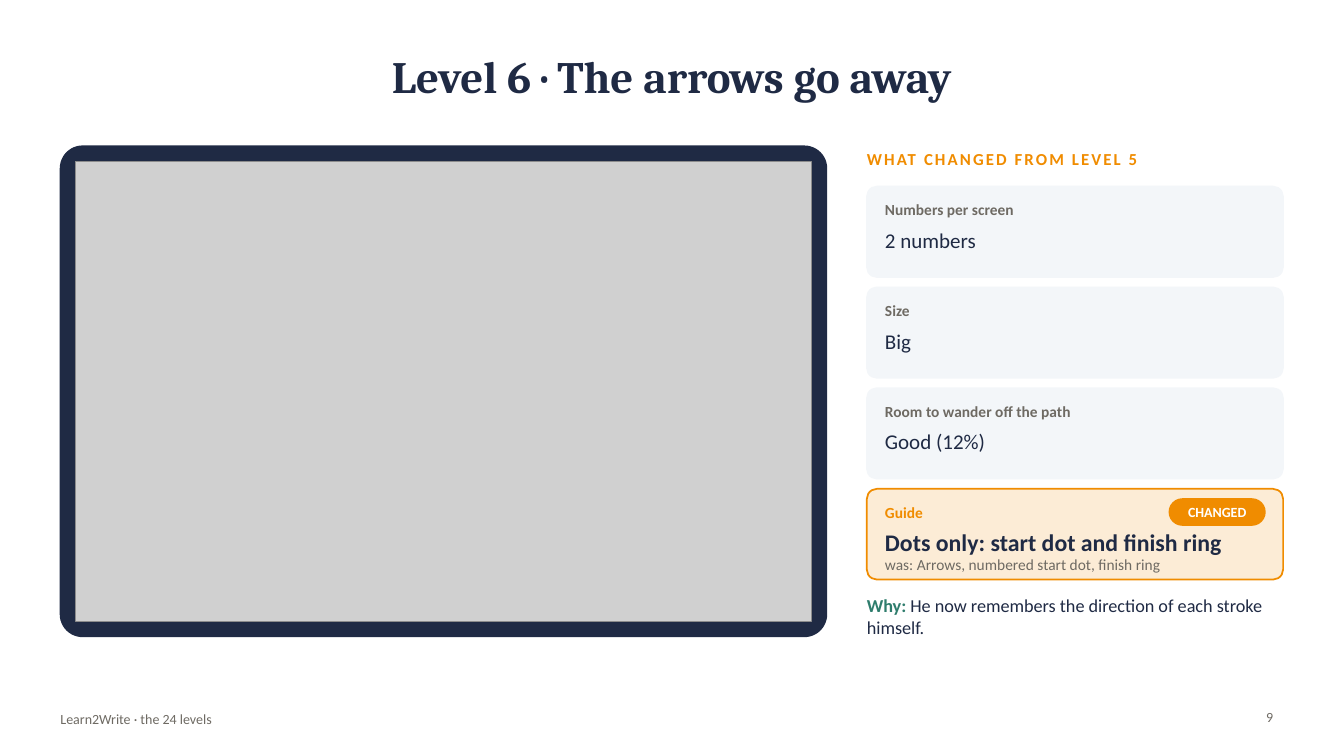
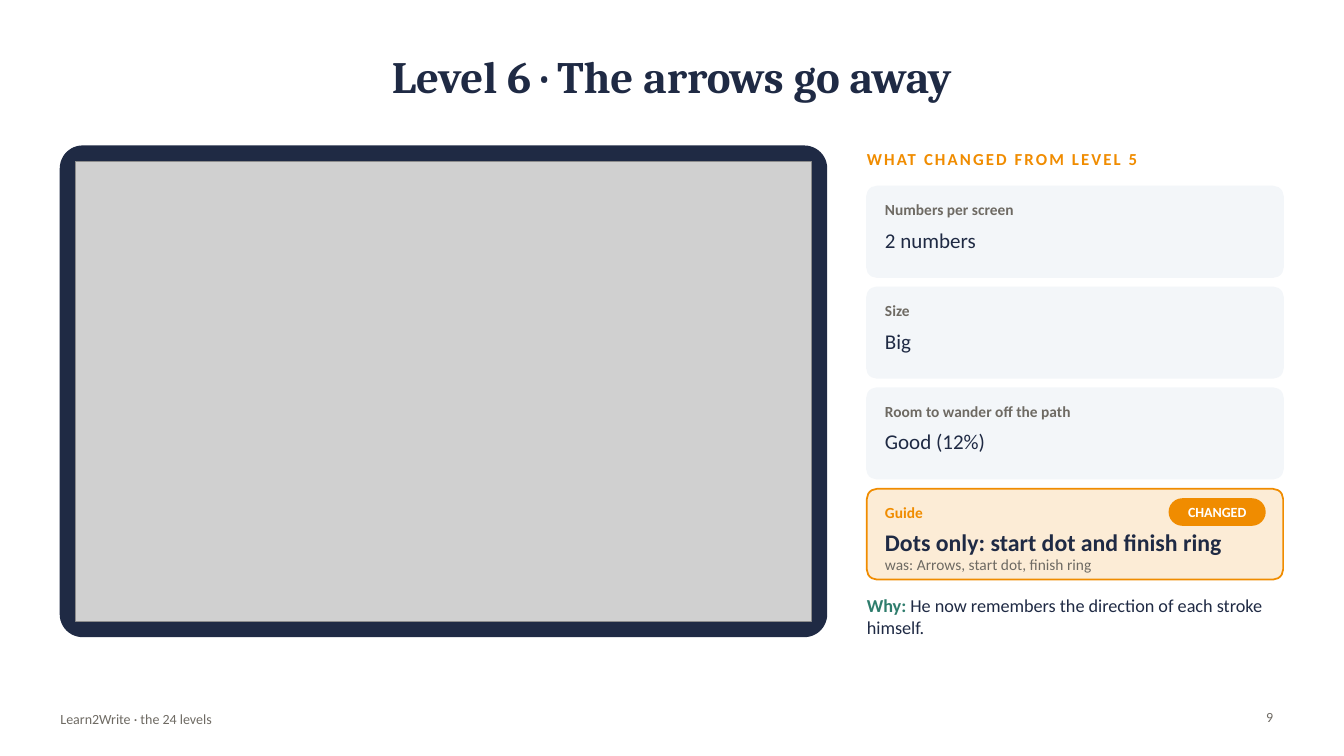
Before and after one commit to kiaanwankhede/Kiaan_Writing, a slide deck: slide 9 of docs/download/Learn2Write-levels.pptx. Drawn at 1344x756 pixels with LibreOffice and Linux fonts; fonts in the diff are those of the drawing; grey boxes stand for pictures. Boxes give left, top, right and bottom in pixels: in the first picture for what was removed or moved away, otherwise in the second. Text is boxed around its words. In the diff, an @@ line names an element or a change of style, - is before the commit and + after.

```diff
--- a/docs/download/Learn2Write-levels.pptx
+++ b/docs/download/Learn2Write-levels.pptx
@@ text at [885, 559, 1091, 573]: text changed @@
-was: Arrows, numbered start dot, finish ring
+was: Arrows, start dot, finish ring
```
Also in this commit, not shown: 6 other slides changed, 13 other files.
